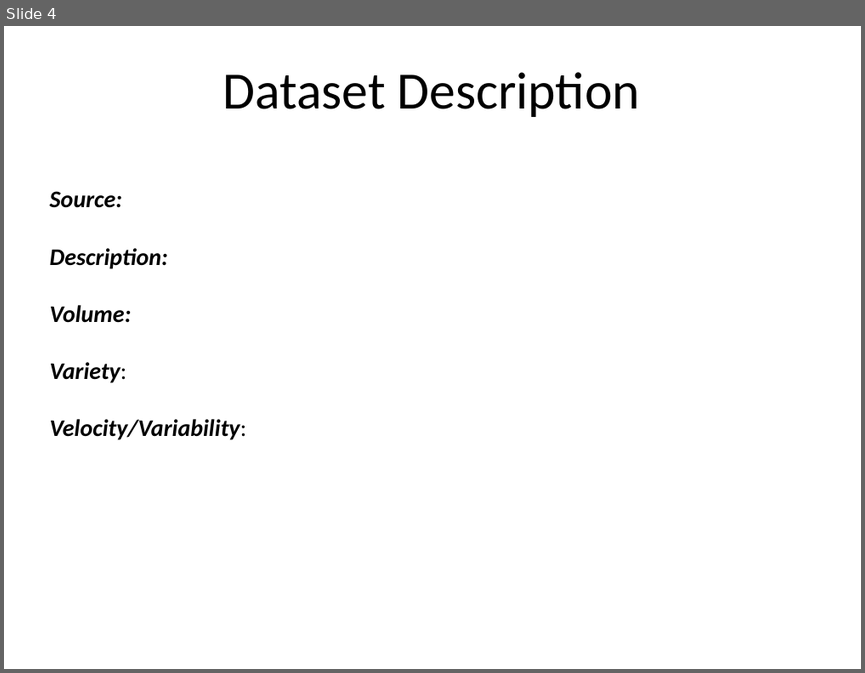
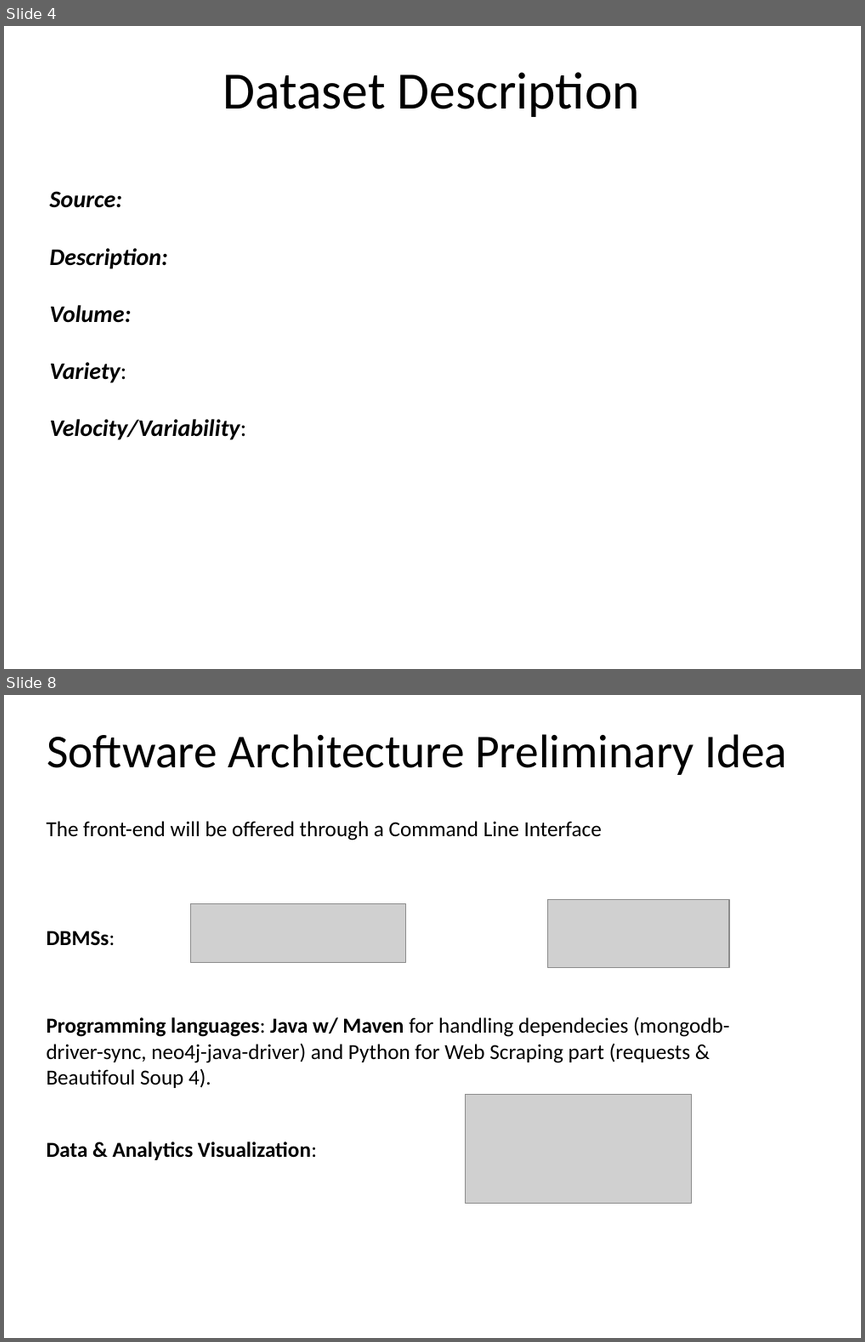
Before and after one commit to lorenzoceccanti/pixelindex, a slide deck: Preliminary Presentation.pptx. Shown one above the other, each under a label of ours: slide 4 before the commit, slides 4 and 8 after it; the slides between them are not shown. The pictures are 865x673 and 865x1342 pixels, drawn with LibreOffice and Linux fonts; fonts in the diff are those of the drawing; grey boxes stand for pictures; background and template pictures are left out. Boxes give left, top, right and bottom in pixels: in the first picture for what was removed or moved away, otherwise in the second. Text is boxed around its words. In the diff, an @@ line names an element or a change of style, - is before the commit and + after.

```diff
--- a/Preliminary Presentation.pptx
+++ b/Preliminary Presentation.pptx
@@ slide 8 added at (4,695,861,1338), background #FFFFFF @@
@@ title added at (46,734,787,775), 39.6 pt, text #000000 @@
+Software Architecture Preliminary Idea
@@ text added at (46,821,602,840), 18 pt, text #000000 @@
+The front-end will be offered through a Command Line Interface
@@ picture added at (191,904,406,962) @@
@@ picture added at (547,899,729,968) @@
@@ text added at (46,930,115,945), 18 pt, text #000000, bold @@
+DBMSs:
@@ text added at (46,1016,729,1088), 18 pt, text #000000 @@
+Programming languages: Java w/ Maven for handling dependecies (mongodb-driver-sync, neo4j-java-driver) and Python for Web Scraping part (requests & Beautifoul Soup 4).
@@ picture added at (465,1095,691,1203) @@
@@ text added at (46,1141,317,1160), 18 pt, text #000000, bold @@
+Data & Analytics Visualization:
```
Also in this commit, not shown: 5 slides changed, 1 other slide added, 3 slides removed.
